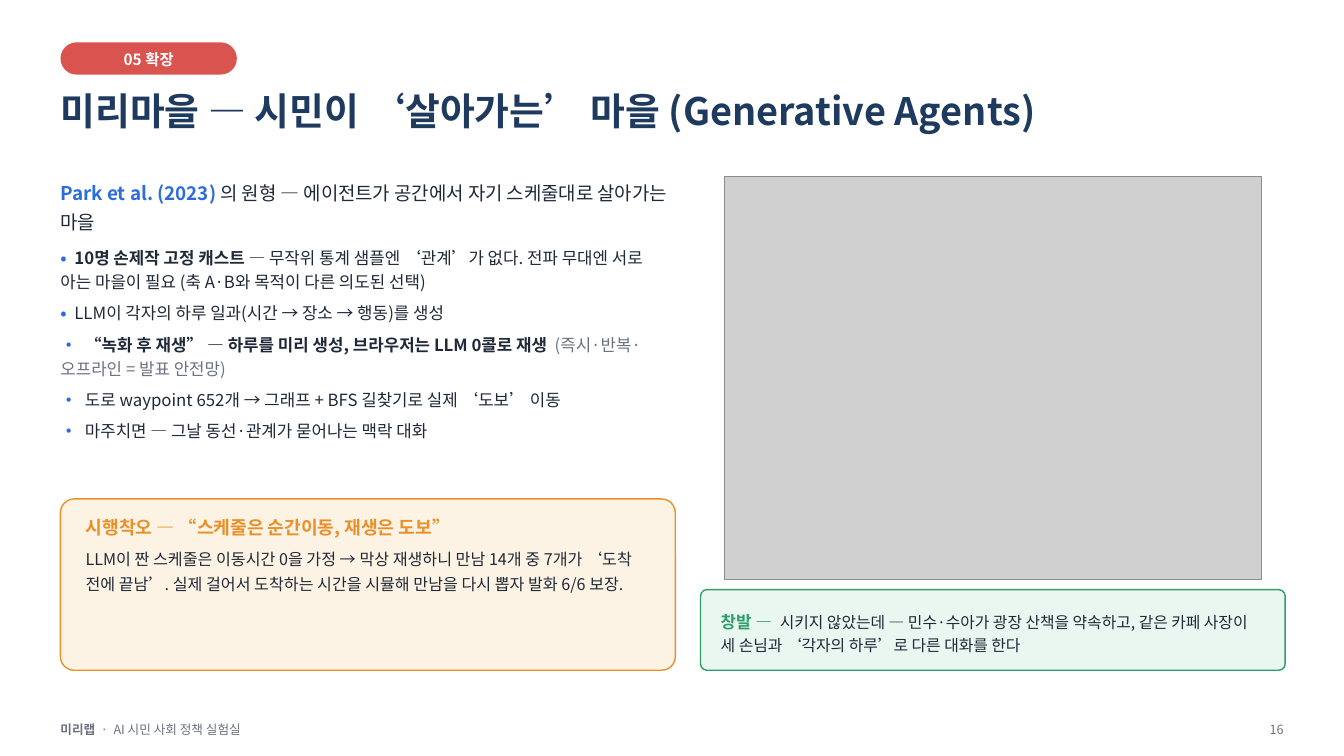
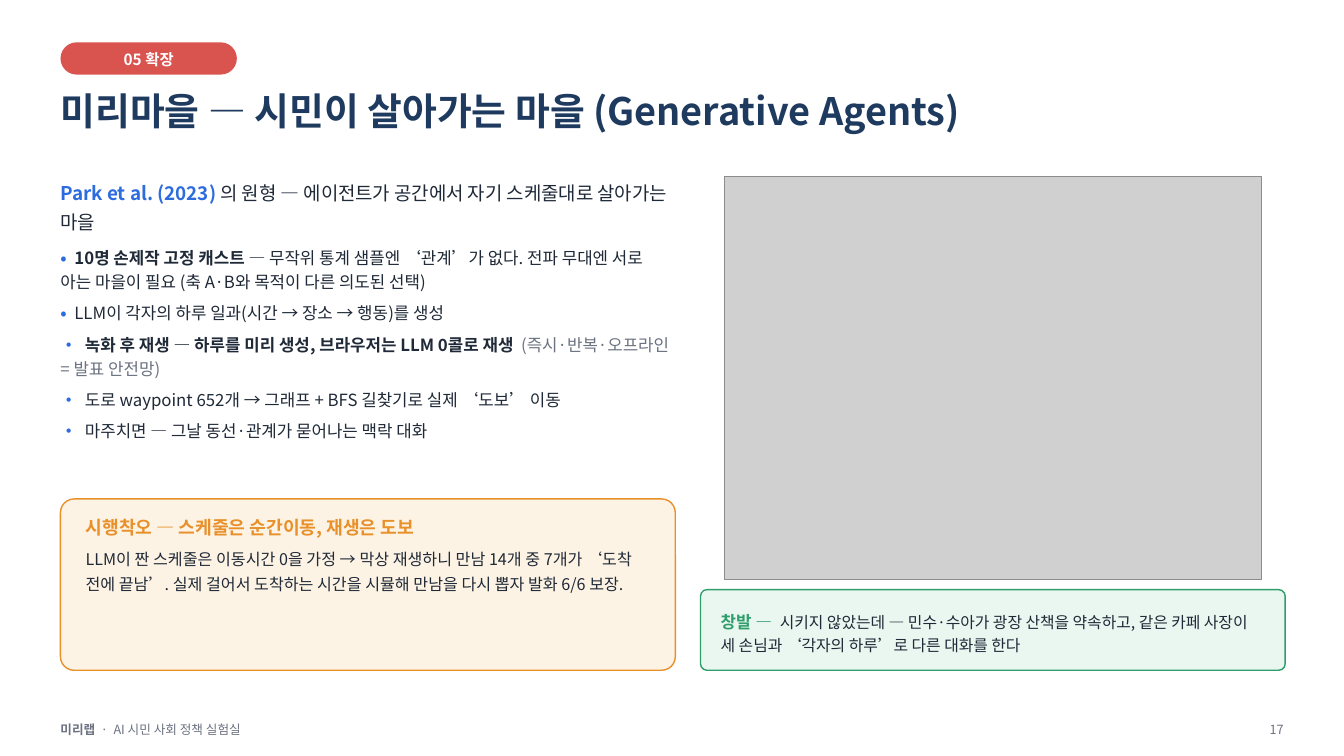
Before and after one commit to minoak/MiriLab_1, a slide deck: slide 17 of notebooks/미리랩_발표.pptx (slide 16 before the commit). Drawn at 1344x756 pixels with LibreOffice and Linux fonts; fonts in the diff are those of the drawing; grey boxes stand for pictures. Boxes give left, top, right and bottom in pixels: in the first picture for what was removed or moved away, otherwise in the second. Text is boxed around its words. In the diff, an @@ line names an element or a change of style, - is before the commit and + after.

```diff
--- a/notebooks/미리랩_발표.pptx
+++ b/notebooks/미리랩_발표.pptx
@@ text at bbox=[60, 93, 960, 134]: text changed @@
-미리마을 — 시민이 ‘살아가는’ 마을 (Generative Agents)
+미리마을 — 시민이 살아가는 마을 (Generative Agents)
@@ text at bbox=[74, 337, 669, 378]: text changed @@
-• “녹화 후 재생” — 하루를 미리 생성, 브라우저는 LLM 0콜로 재생 (즉시·반복·오프라인 = 발표 안전망)
+• 녹화 후 재생 — 하루를 미리 생성, 브라우저는 LLM 0콜로 재생 (즉시·반복·오프라인 = 발표 안전망)
@@ text at bbox=[86, 518, 414, 538]: text changed @@
-시행착오 — “스케줄은 순간이동, 재생은 도보”
+시행착오 — 스케줄은 순간이동, 재생은 도보
@@ text at bbox=[1270, 725, 1284, 734]: text changed @@
-16
+17
```
Also in this commit, not shown: 15 other slides changed, 3 slides added, 2 slides removed, 59 other files.
